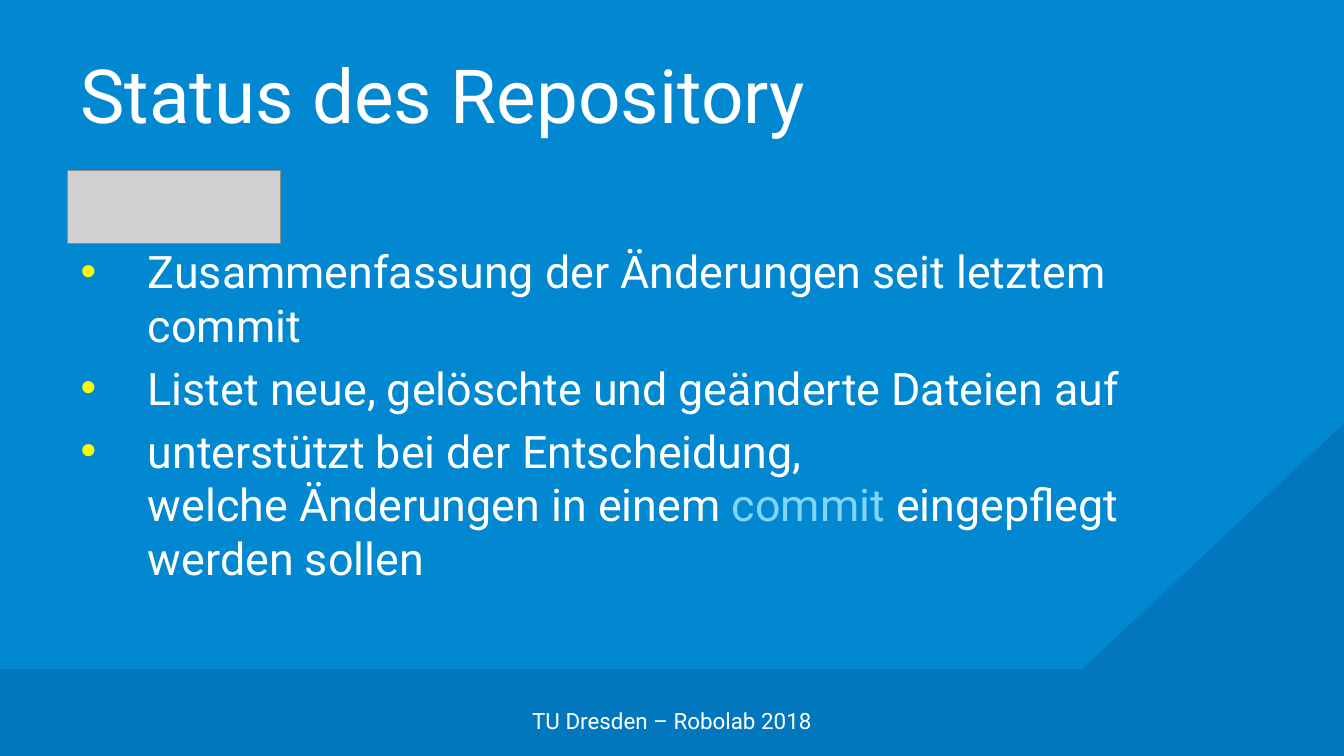
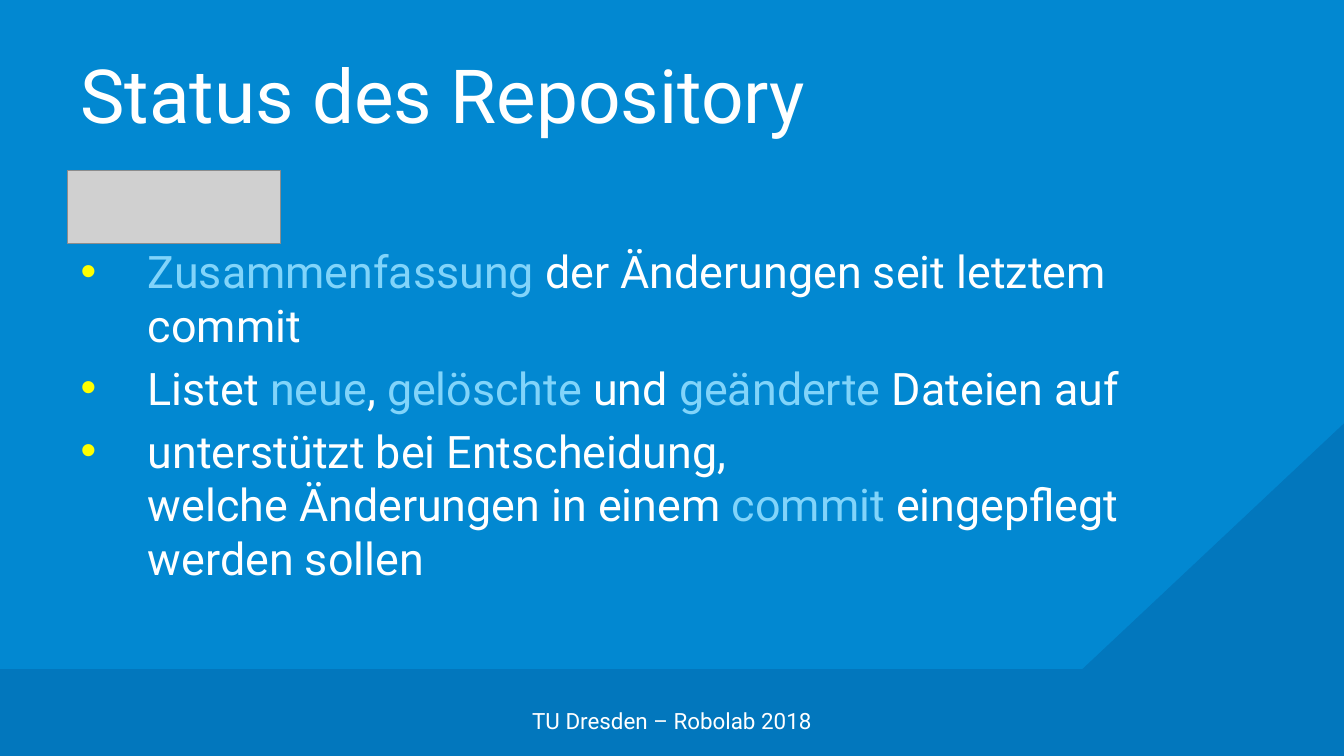
Before and after one commit to edisontrent1337/gitslides, a slide deck: slide 13 of Git.pptx. Drawn at 1344x756 pixels with LibreOffice and Linux fonts; fonts in the diff are those of the drawing; grey boxes stand for pictures; background and template pictures are left out. Boxes give left, top, right and bottom in pixels: in the first picture for what was removed or moved away, otherwise in the second. Text is boxed around its words. In the diff, an @@ line names an element or a change of style, - is before the commit and + after.

```diff
--- a/Git.pptx
+++ b/Git.pptx
@@ text at (148,249,1119,414): text colour #FFFFFF to #81D4FA in "Zusammenfassung", "neue, gelöschte geänderte" @@
@@ text at (148,434,1118,576): text changed @@
-• unterstützt bei der Entscheidung,
-  welche Änderungen in einem commit eingepflegt werden sollen
+• unterstützt bei Entscheidung,
+  welche Änderungen in einem commit eingepflegt werden sollen
```
Also in this commit, not shown: 8 other slides changed, 2 slides added.
